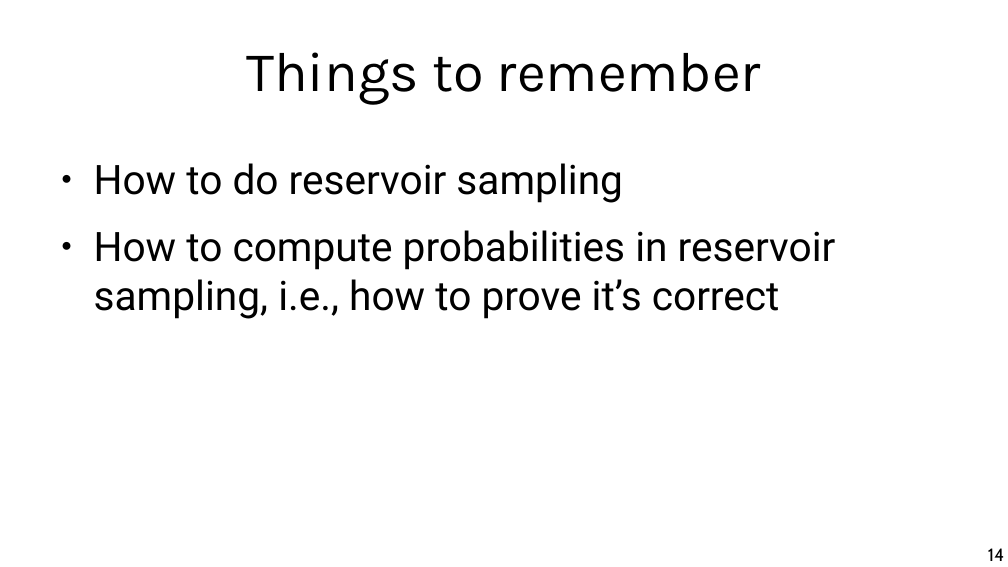
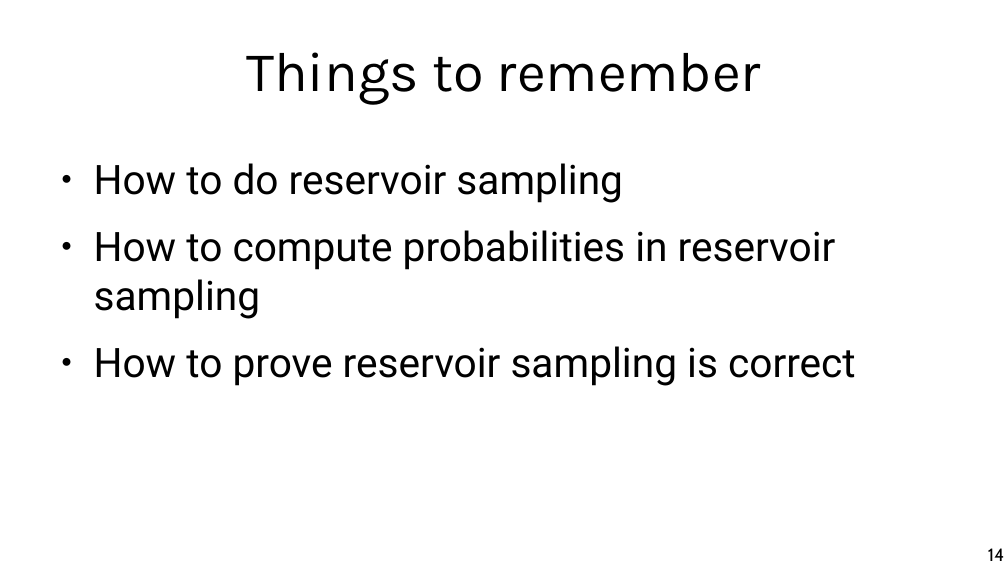
Before and after one commit to chatox/data-mining-course, a slide deck: slide 14 of theory/odp/tt23_reservoir_sampling.odp. Drawn at 1008x567 pixels with LibreOffice and Linux fonts; fonts in the diff are those of the drawing. Boxes give left, top, right and bottom in pixels: in the first picture for what was removed or moved away, otherwise in the second. Text is boxed around its words. In the diff, an @@ line names an element or a change of style, - is before the commit and + after.

```diff
--- a/theory/odp/tt23_reservoir_sampling.odp
+++ b/theory/odp/tt23_reservoir_sampling.odp
@@ text at (94, 230, 856, 386): text changed @@
-● How to compute probabilities in reservoir sampling, i.e., how to prove it’s correct
+● How to compute probabilities in reservoir sampling
+● How to prove reservoir sampling is correct
```
Also in this commit, not shown: 8 other slides changed, 10 other files.
